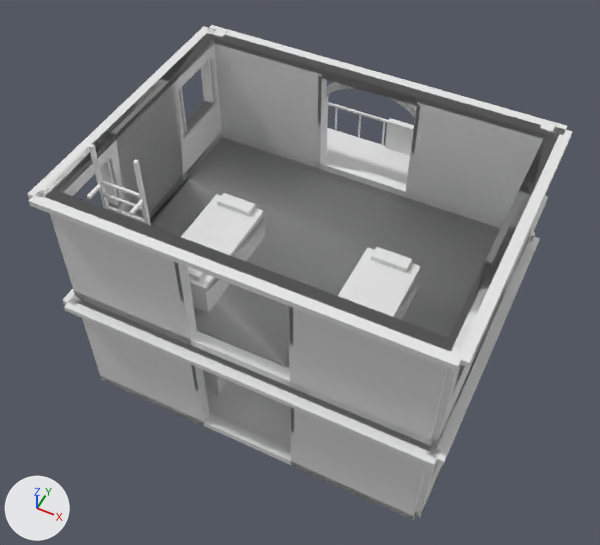
One commit to the OBJ model azure-palace-r2/Assets/azure-spa-room-3.obj: the scene before it, then after it.
Camera for both pictures: a camera (50 mm lens) standing at (5.38, -11.21, 16.86) and looking at (-0.15, -0.16, 3.04). The lights are fixed; the arrows at lower left show +X, +Y and +Z. The older version comes first. Where no turn or scale is listed for an object, it has been applied to the vertices.

The first picture shows 'azure-spa-room-3'.
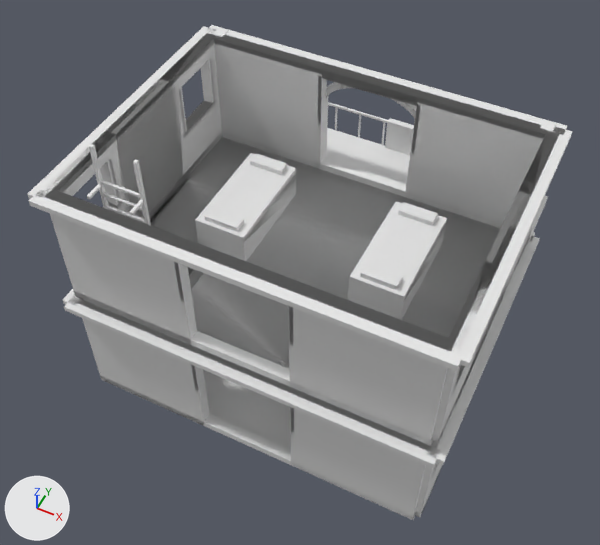
The change in detail:
me_azure_spa_room_3 has 1624 vertices, 2908 faces and spans x -4.34..4.34, y -3.34..4.48, z 0.0..7.12.
me_azure_spa_room_3 is used by ob_azure_spa_room_3; location (0.0, 0.0, 0.0).
me_azure_spa_room_3 part 1: the loose piece of 12 vertices spanning x -2.44..-1.24, y -2.25..0.25, z 0.22..1.02 is moved by (0.0, 1.58, 0.0).
me_azure_spa_room_3 part 2: the loose piece of 12 vertices spanning x -2.44..-1.24, y -2.25..0.25, z 3.32..4.12 is moved by (0.0, 1.58, 0.0).
me_azure_spa_room_3 part 3: the loose piece of 8 vertices spanning x -2.24..-1.44, y -0.05..0.25, z 4.12..4.24 is moved by (0.0, 1.51, 0.0).
me_azure_spa_room_3 part 4: the loose piece of 8 vertices spanning x -2.24..-1.44, y -2.15..-1.85, z 4.12..4.24 is moved by (0.0, 1.57, 0.0).
me_azure_spa_room_3 part 5: the loose piece of 12 vertices spanning x 1.24..2.44, y -2.25..0.25, z 3.32..4.12 is moved by (0.0, 1.58, 0.0).
me_azure_spa_room_3 part 6: the loose piece of 8 vertices spanning x 1.44..2.24, y -0.05..0.25, z 4.12..4.24 is moved by (0.0, 1.51, 0.0).
me_azure_spa_room_3 part 7: the loose piece of 8 vertices spanning x 1.44..2.24, y -2.15..-1.85, z 4.12..4.24 is moved by (0.0, 1.57, 0.0).

What differs and where, as boxes [x1, y1, x2, y2] in the pictures (600 x 545 px; the box of a moved part takes in the faces that stretch with it):
part 1 of me_azure_spa_room_3, moved or reshaped (not visible afterwards): before [203, 370, 228, 395]
part 2 of me_azure_spa_room_3, moved or reshaped: before [181, 194, 265, 313]; after [195, 153, 296, 261]
part 3 of me_azure_spa_room_3, moved or reshaped: before [217, 193, 256, 216]; after [250, 153, 287, 175]
part 4 of me_azure_spa_room_3, moved or reshaped (mostly hidden before): before [188, 267, 205, 281]; after [205, 208, 244, 232]
part 5 of me_azure_spa_room_3, moved or reshaped: before [338, 247, 421, 320]; after [348, 201, 447, 320]
part 6 of me_azure_spa_room_3, moved or reshaped: before [371, 247, 412, 273]; after [398, 202, 438, 226]
part 7 of me_azure_spa_room_3, moved or reshaped (not visible before): after [360, 263, 403, 290]
